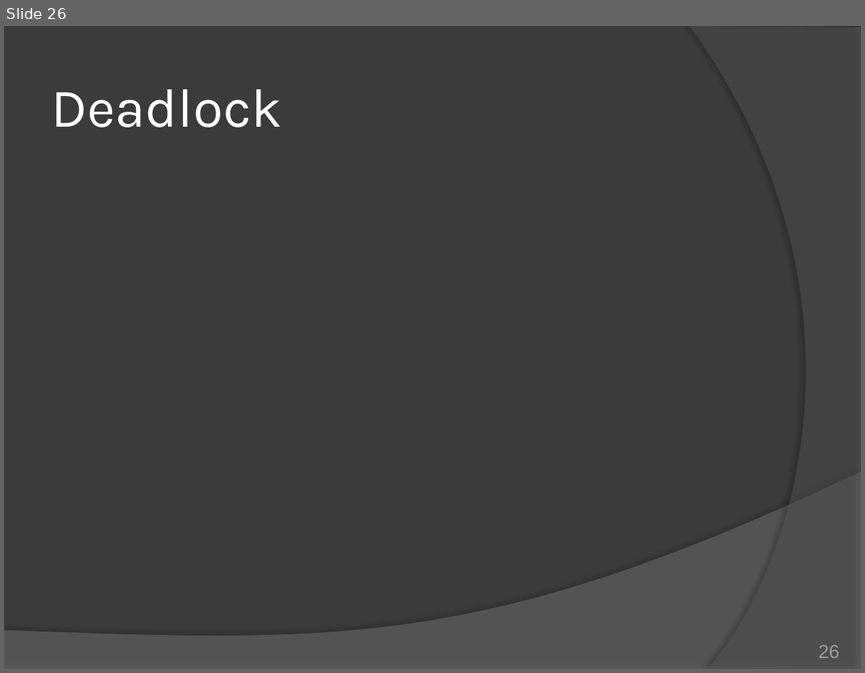
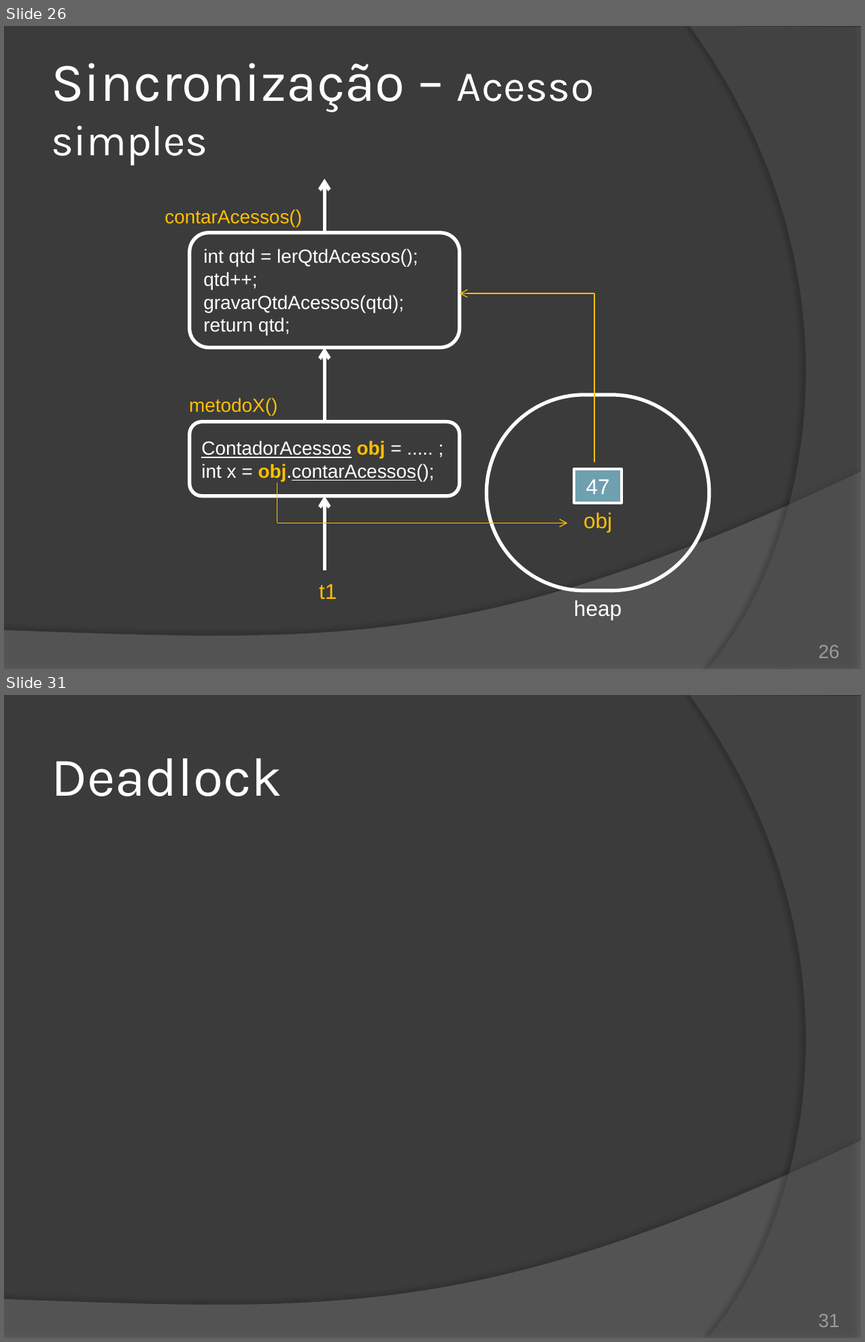
Before and after one commit to duchesqui/slzvieira-training, a slide deck: 2-Java-Programmer-Modulo-II/14.Capitulo08.pptx. Shown one above the other, each under a label of ours: slide 26 before the commit, slides 26 and 31 after it; the slides between them are not shown. The pictures are 865x673 and 865x1342 pixels, drawn with LibreOffice and Linux fonts; fonts in the diff are those of the drawing. Boxes give left, top, right and bottom in pixels: in the first picture for what was removed or moved away, otherwise in the second. Text is boxed around its words. In the diff, an @@ line names an element or a change of style, - is before the commit and + after.

Commit message:
Capítulo 8: Sincronização de métodos.

```diff
--- a/2-Java-Programmer-Modulo-II/14.Capitulo08.pptx
+++ b/2-Java-Programmer-Modulo-II/14.Capitulo08.pptx
@@ slide 26 added at (x1=4, y1=26, x2=861, y2=669), background #3B3B3B; not listed: 2 template elements that a slide beside it also shows @@
@@ title added at (x1=51, y1=63, x2=594, y2=165), 46 pt, text #FFFFFF @@
+Sincronização – Acesso simples
@@ arrow added from (324, 233) to (324, 178), #FFFFFF 3 pt @@
@@ text added at (x1=164, y1=209, x2=302, y2=227), 16 pt, text #FFC000 @@
+contarAcessos()
@@ rounded rectangle added at (x1=190, y1=233, x2=460, y2=347), outline #FFFFFF 3 pt, 16 pt, text #FFFFFF @@
+int qtd = lerQtdAcessos();
+qtd++;
+gravarQtdAcessos(qtd);
+return qtd;
@@ arrow added from (594, 293) to (459, 293), #FFC000 0.75 pt @@
@@ line added from (594, 293) to (594, 462), #FFC000 0.75 pt @@
@@ arrow added from (324, 422) to (324, 347), #FFFFFF 3 pt @@
@@ text added at (x1=189, y1=397, x2=277, y2=416), 16 pt, text #FFC000 @@
+metodoX()
@@ rounded rectangle added at (x1=486, y1=395, x2=709, y2=590), outline #FFFFFF 3 pt @@
@@ rounded rectangle added at (x1=190, y1=422, x2=460, y2=497), outline #FFFFFF 3 pt, 16 pt, text #FFFFFF, underline @@
+ContadorAcessos obj = ..... ;
+int x = obj.contarAcessos();
@@ rectangle added at (x1=574, y1=469, x2=621, y2=503), fill #6EA0B0, outline #FFFFFF 2.25 pt, 18 pt, text #FFFFFF @@
+47
@@ line added from (277, 482) to (277, 523), #FFC000 0.75 pt @@
@@ arrow added from (324, 570) to (324, 495), #FFFFFF 3 pt @@
@@ text added at (x1=583, y1=512, x2=612, y2=532), 18 pt, text #FFC000 @@
+obj
@@ arrow added from (277, 523) to (567, 523), #FFC000 0.75 pt @@
@@ text added at (x1=319, y1=584, x2=337, y2=599), 18 pt, text #FFC000 @@
+t1
@@ text added at (x1=574, y1=600, x2=621, y2=620), 18 pt, text #FFFFFF @@
+heap
@@ page number added at (x1=818, y1=645, x2=839, y2=658), 16 pt, text #9D9B9A @@
+26
@@ what was slide 26 is now slide 31 @@
@@ page number at (x1=818, y1=1314, x2=839, y2=1327): text changed @@
-26
+31
```
Also in this commit, not shown: 11 slides changed, 11 other slides added, 7 slides removed, 1 other file.
